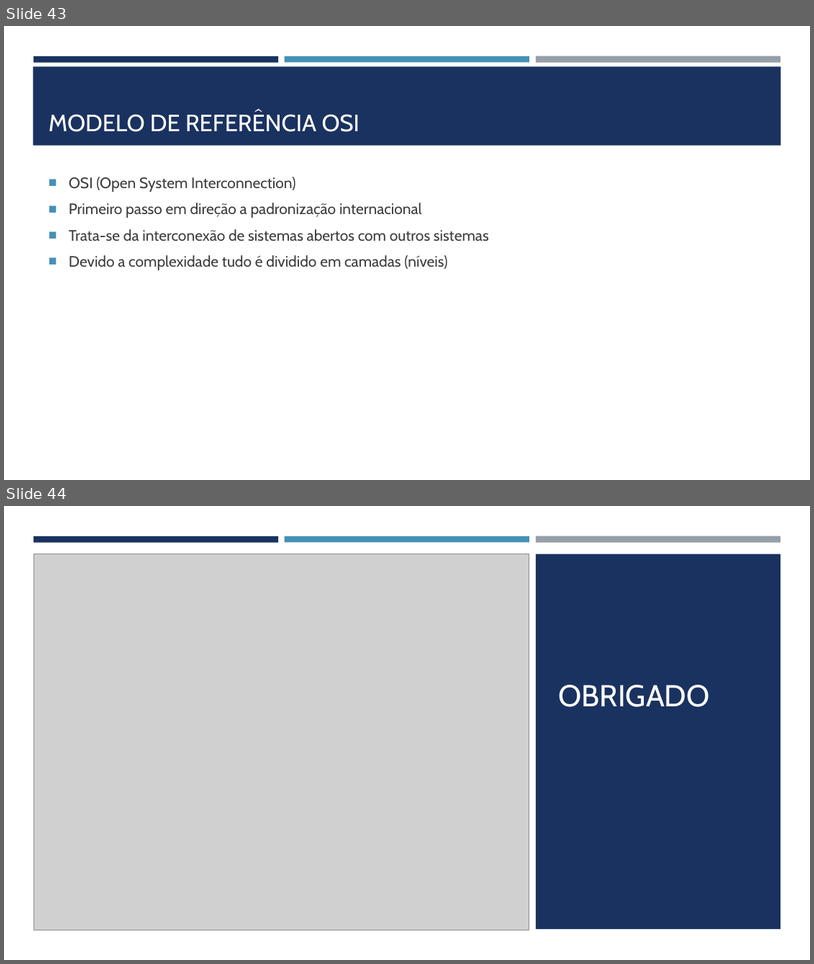
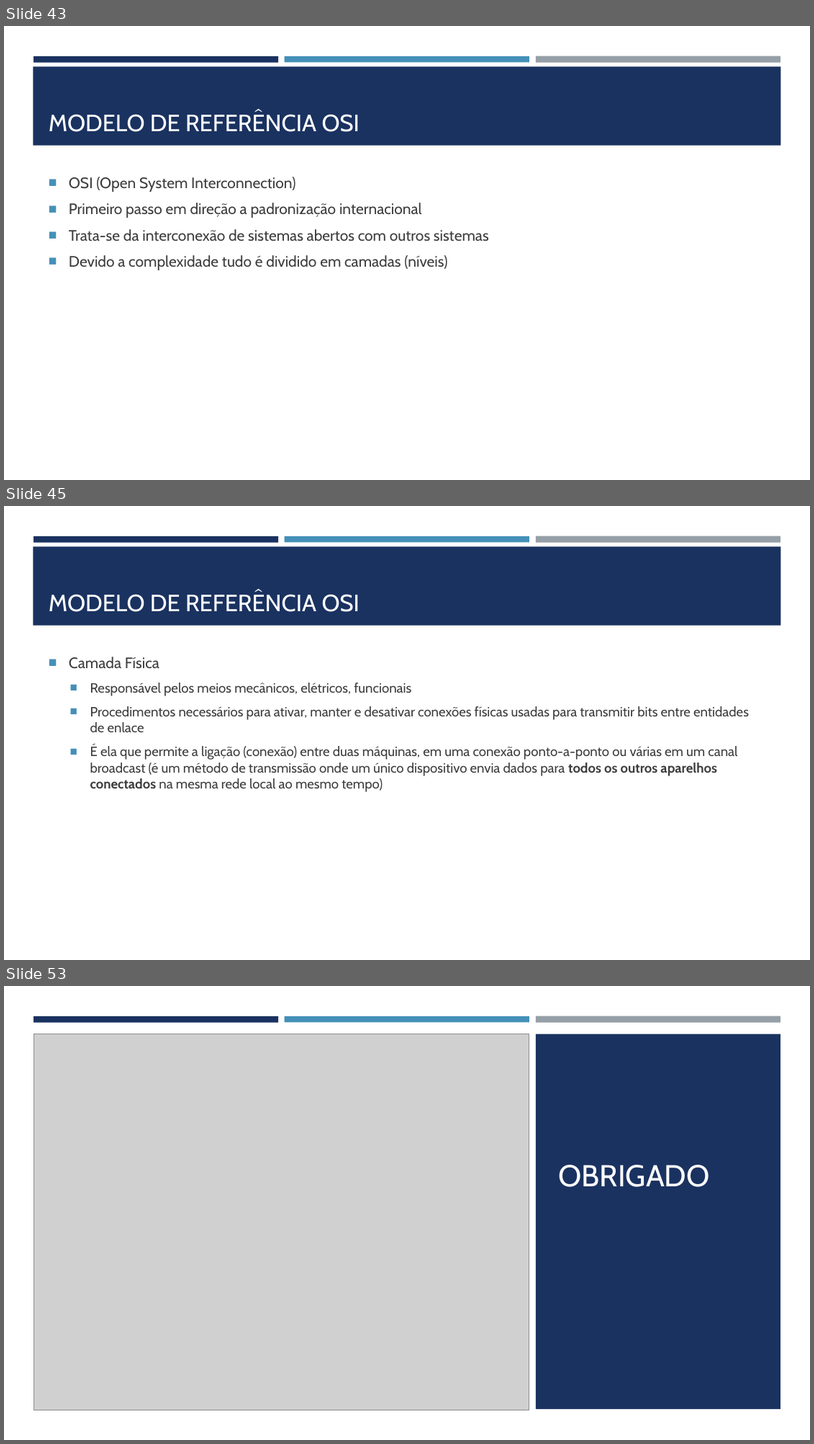
Before and after one commit to joelteixeiradacunha/aulas_php_mysql, a slide deck: Redes/REDES DE COMPUTADORES.pptx. Shown one above the other, each under a label of ours: slides 43 and 44 before the commit, slides 43, 45 and 53 after it; the slides between them are not shown. The pictures are 814x964 and 814x1444 pixels, drawn with LibreOffice and Linux fonts; fonts in the diff are those of the drawing; grey boxes stand for pictures. Boxes give left, top, right and bottom in pixels: in the first picture for what was removed or moved away, otherwise in the second. Text is boxed around its words. In the diff, an @@ line names an element or a change of style, - is before the commit and + after.

```diff
--- a/Redes/REDES DE COMPUTADORES.pptx
+++ b/Redes/REDES DE COMPUTADORES.pptx
@@ slide 45 added at (4,506,810,960), background #FFFFFF; not listed: 4 template elements that a slide beside it also shows @@
@@ title added at (49,594,360,612), 28 pt, text #FFFFFF @@
+MODELO DE REFERÊNCIA OSI
@@ text added at (69,656,749,792), 16 pt, text #3D3D3D @@
+■ Camada Física
+  ■ Responsável pelos meios mecânicos, elétricos, funcionais
+  ■ Procedimentos necessários para ativar, manter e desativar conexões físicas usadas para transmitir bits entre entidades de enlace
+  ■ É ela que permite a ligação (conexão) entre duas máquinas, em uma conexão ponto-a-ponto ou várias em um canal broadcast (é um método de transmissão onde um único dispositivo envia dados para todos os outros aparelhos conectados na mesma rede local ao mesmo tempo)
@@ what was slide 44 is now slide 53 @@
```
Also in this commit, not shown: 8 other slides added, 2 other files.
